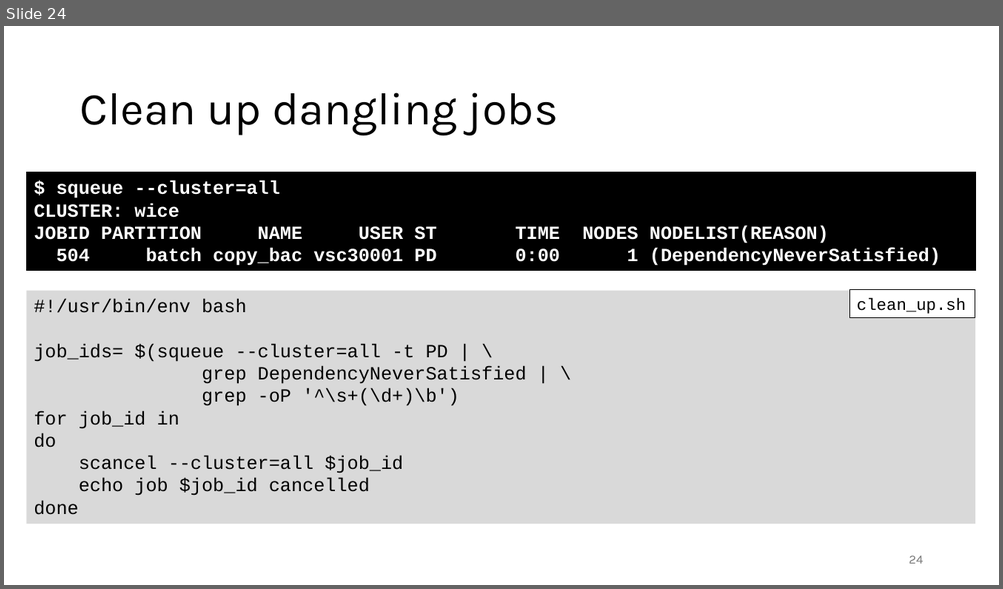
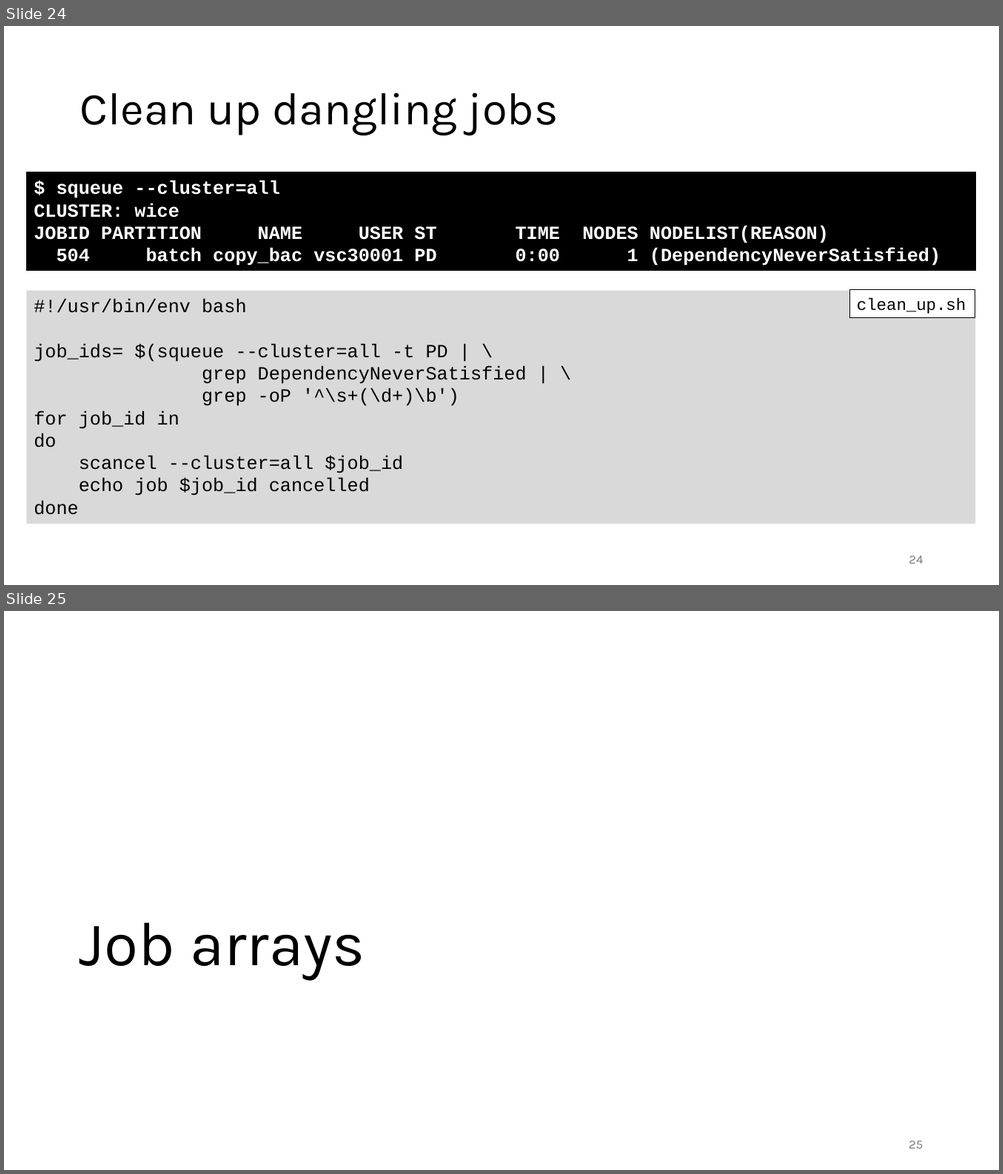
Before and after one commit to gjbex/Workflows-for-HPC, a slide deck: workflow_for_HPC.pptx. Shown one above the other, each under a label of ours: slide 24 before the commit, slides 24 and 25 after it. The pictures are 1003x589 and 1003x1174 pixels, drawn with LibreOffice and Linux fonts; fonts in the diff are those of the drawing. Boxes give left, top, right and bottom in pixels: in the first picture for what was removed or moved away, otherwise in the second. Text is boxed around its words. In the diff, an @@ line names an element or a change of style, - is before the commit and + after.

Commit message:
Add slides on motivating job arrays

```diff
--- a/workflow_for_HPC.pptx
+++ b/workflow_for_HPC.pptx
@@ slide 25 added at <box>4,611,999,1170</box>, background #FFFFFF @@
@@ title added at <box>79,923,364,980</box>, 60 pt, text #000000 @@
+Job arrays
@@ page number added at <box>908,1141,922,1149</box>, 12 pt, text #797979 @@
+25
```
Also in this commit, not shown: 2 other slides added.
